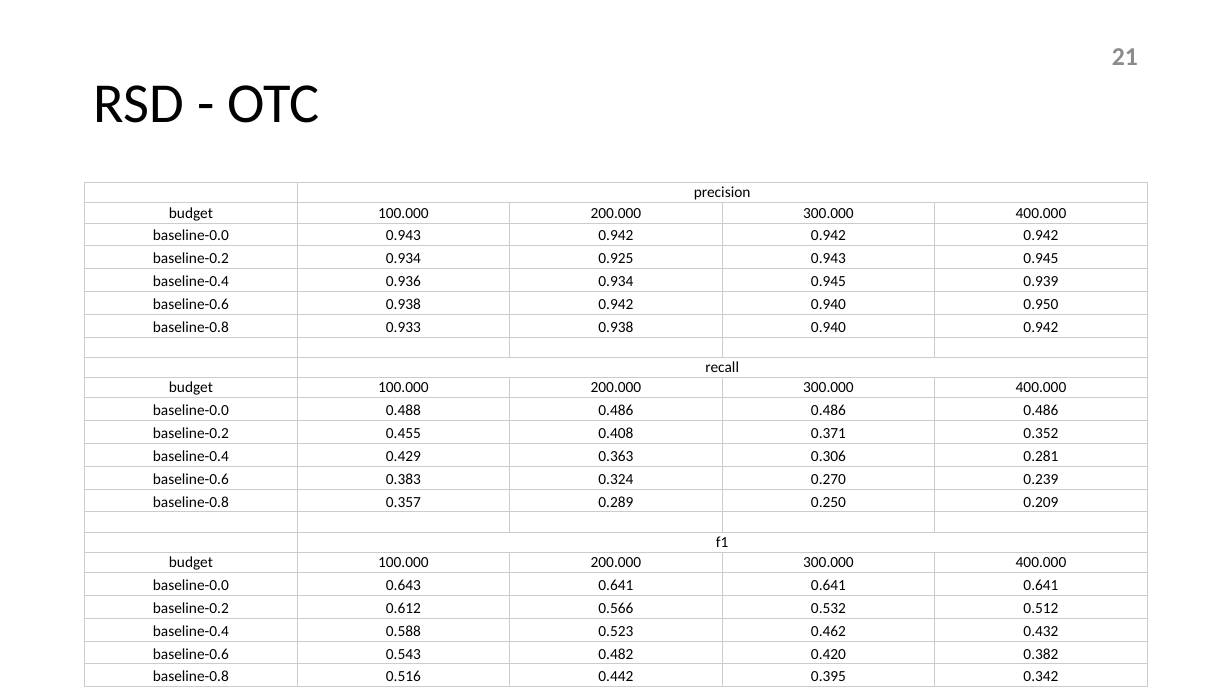
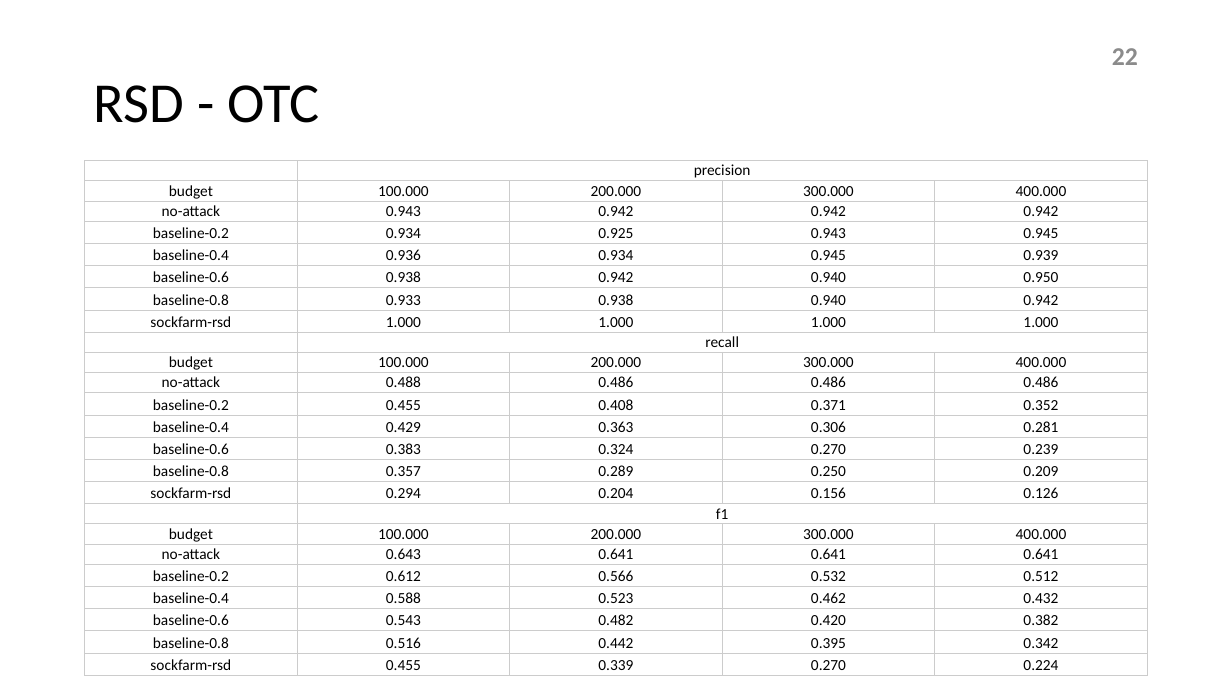
Before and after one commit to hellokayas/Sockfarm-Project, a slide deck: slide 22 of resources/sockfarm.pptx (slide 21 before the commit). Drawn at 1232x693 pixels with LibreOffice and Linux fonts; fonts in the diff are those of the drawing. Boxes give left, top, right and bottom in pixels: in the first picture for what was removed or moved away, otherwise in the second. Text is boxed around its words. In the diff, an @@ line names an element or a change of style, - is before the commit and + after.

```diff
--- a/resources/sockfarm.pptx
+++ b/resources/sockfarm.pptx
@@ page number at [1112,48,1138,65]: text changed @@
-21
+22
@@ table at [85,161,1148,674] @@
-row 3, column 1: baseline-0.0
+row 3, column 1: no-attack
-row 8:  |  |  |  | 
+row 8: sockfarm-rsd | 1.000 | 1.000 | 1.000 | 1.000
-row 11, column 1: baseline-0.0
+row 11, column 1: no-attack
-row 16:  |  |  |  | 
+row 16: sockfarm-rsd | 0.294 | 0.204 | 0.156 | 0.126
-row 19, column 1: baseline-0.0
+row 19, column 1: no-attack
+row 24: sockfarm-rsd | 0.455 | 0.339 | 0.270 | 0.224
@@ table: place and size @@
-table at [85,182,1148,685]
+table at [85,161,1148,674]
```
Also in this commit, not shown: 9 other slides changed, 2 slides added, 1 other file.
